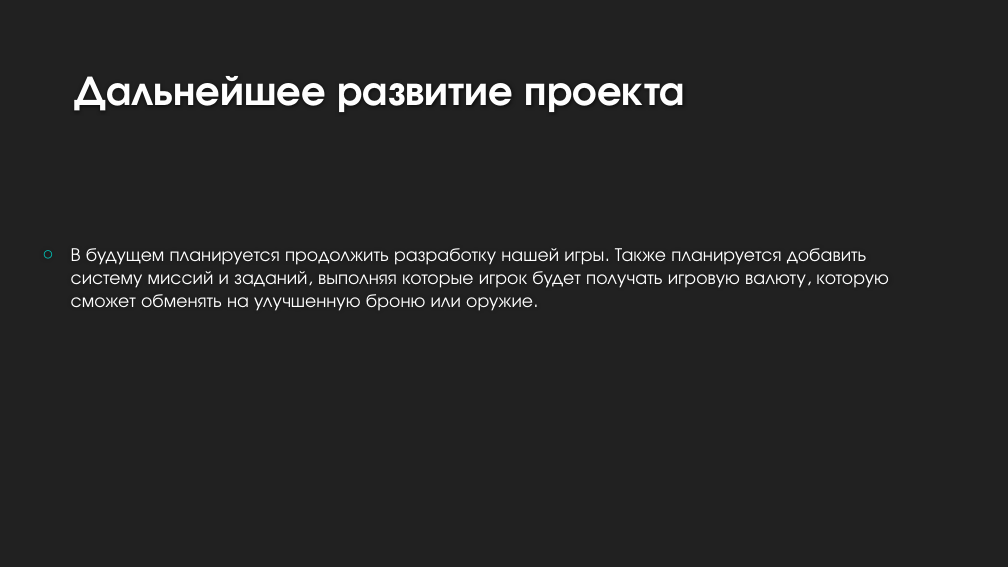
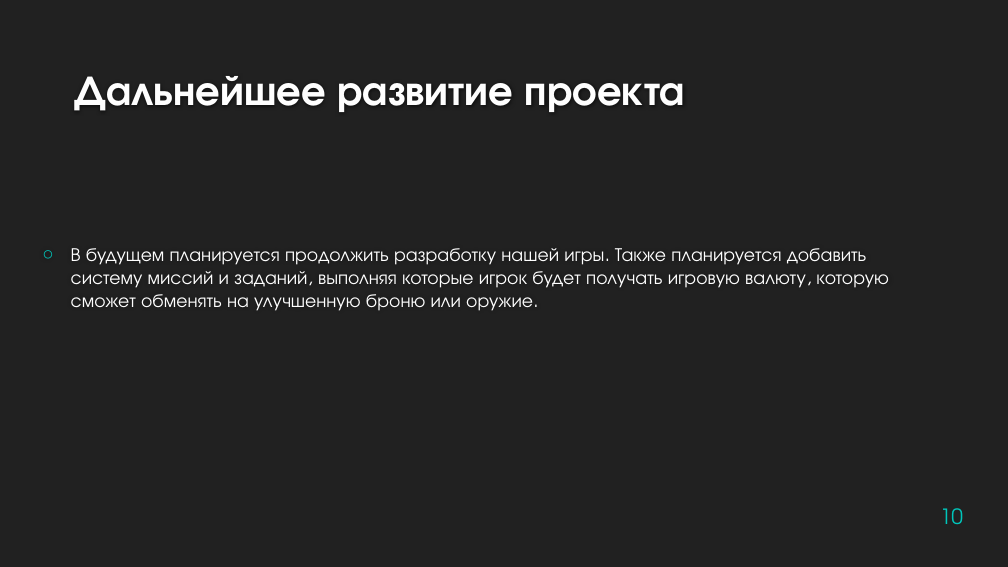
Before and after one commit to leagueofadventures/origin, a slide deck: slide 10 of Документация/origin.pptx. Drawn at 1008x567 pixels with LibreOffice and Linux fonts; fonts in the diff are those of the drawing; background and template pictures are left out. Boxes give left, top, right and bottom in pixels: in the first picture for what was removed or moved away, otherwise in the second. Text is boxed around its words. In the diff, an @@ line names an element or a change of style, - is before the commit and + after.

```diff
--- a/Документация/origin.pptx
+++ b/Документация/origin.pptx
@@ page number added at box(940, 508, 963, 524), 20 pt, text #00C6BB @@
+10
```
Also in this commit, not shown: 11 other slides changed, 3 other files.
